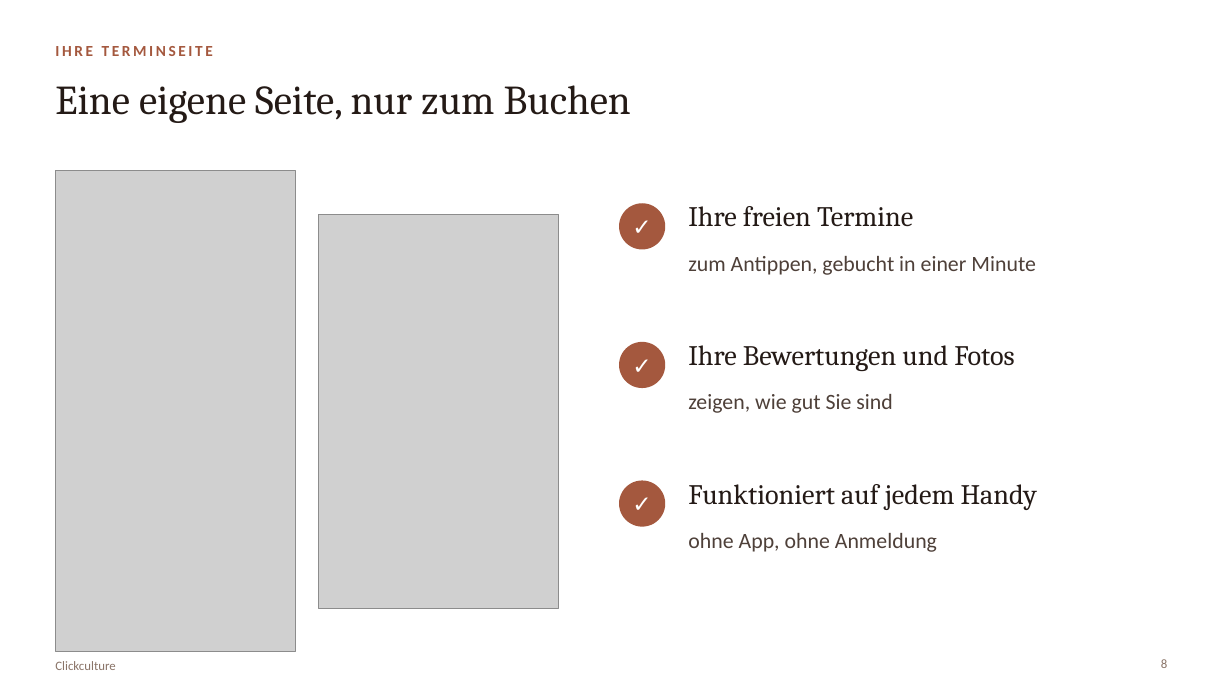
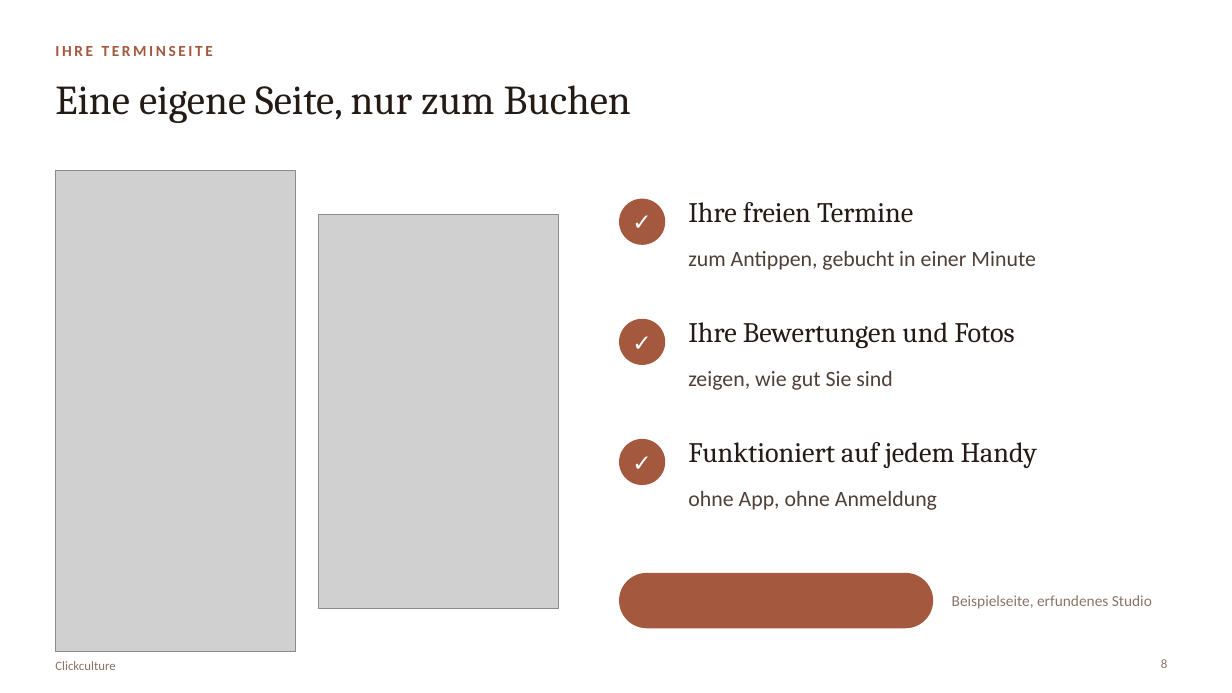
Before and after one commit to raphaelgeil652-lab/business, a slide deck: slide 8 of nischen/beauty/praesentation/Clickculture Beauty – Vorstellung.pptx. Drawn at 1232x693 pixels with LibreOffice and Linux fonts; fonts in the diff are those of the drawing; grey boxes stand for pictures. Boxes give left, top, right and bottom in pixels: in the first picture for what was removed or moved away, otherwise in the second. Text is boxed around its words. In the diff, an @@ line names an element or a change of style, - is before the commit and + after.

```diff
--- a/nischen/beauty/praesentation/Clickculture Beauty – Vorstellung.pptx
+++ b/nischen/beauty/praesentation/Clickculture Beauty – Vorstellung.pptx
@@ 3 texts, 1 ellipse moved together from (x1=619, y1=203, x2=1036, y2=275) to (x1=619, y1=199, x2=1036, y2=270) @@
@@ 3 texts, 1 ellipse moved together from (x1=619, y1=342, x2=1014, y2=413) to (x1=619, y1=319, x2=1014, y2=390) @@
@@ 3 texts, 1 ellipse moved together from (x1=619, y1=481, x2=1037, y2=552) to (x1=619, y1=439, x2=1037, y2=510) @@
@@ rounded rectangle added at (x1=619, y1=573, x2=933, y2=628), fill #A4583E @@
@@ text added at (x1=952, y1=595, x2=1152, y2=609), 12 pt, text #8A7468 @@
+Beispielseite, erfundenes Studio
```
